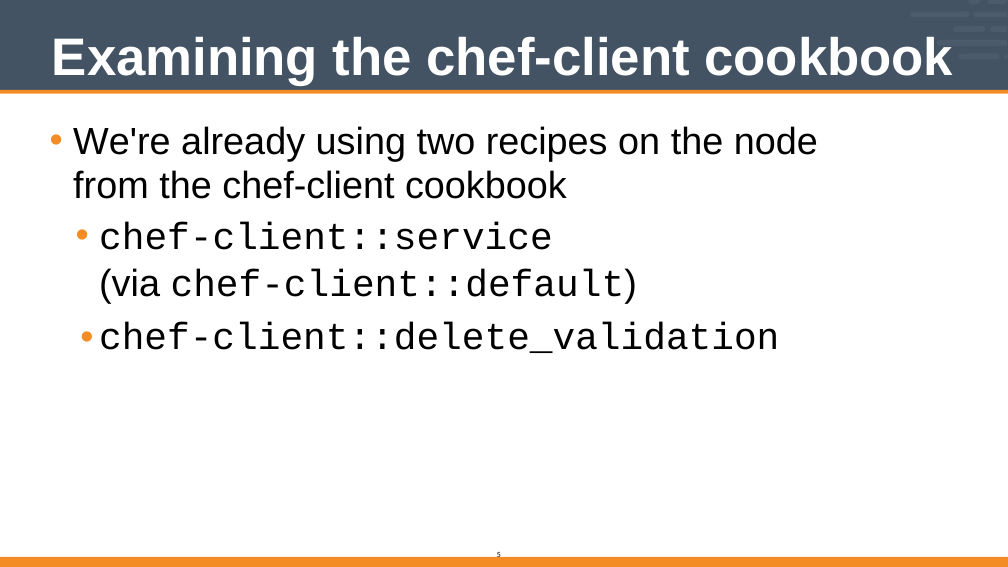
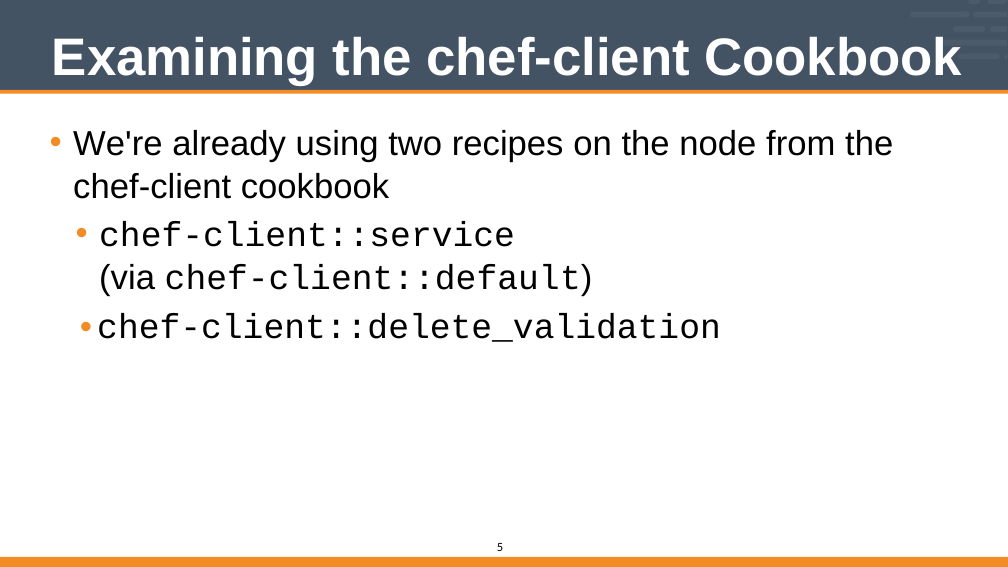
Before and after one commit to vinyar/chef-intermediate, a slide deck: slide 5 of Modules/03-Chef_Intermediate.pptx. Drawn at 1008x567 pixels with LibreOffice and Linux fonts; fonts in the diff are those of the drawing. Boxes give left, top, right and bottom in pixels: in the first picture for what was removed or moved away, otherwise in the second. Text is boxed around its words. In the diff, an @@ line names an element or a change of style, - is before the commit and + after.

```diff
--- a/Modules/03-Chef_Intermediate.pptx
+++ b/Modules/03-Chef_Intermediate.pptx
@@ title at (52,36,963,86): text changed @@
-Examining the chef-client cookbook
+Examining the chef-client Cookbook
@@ text "We're already using two recipes ..." at (73,130,893,342): size 48 to 44 pt @@
@@ page number: place and size @@
-page number at (497,551,501,560)
+page number at (497,543,503,551)
@@ page number at (497,543,503,551): size 10 to 16 pt @@
```
Also in this commit, not shown: 17 other slides changed.
